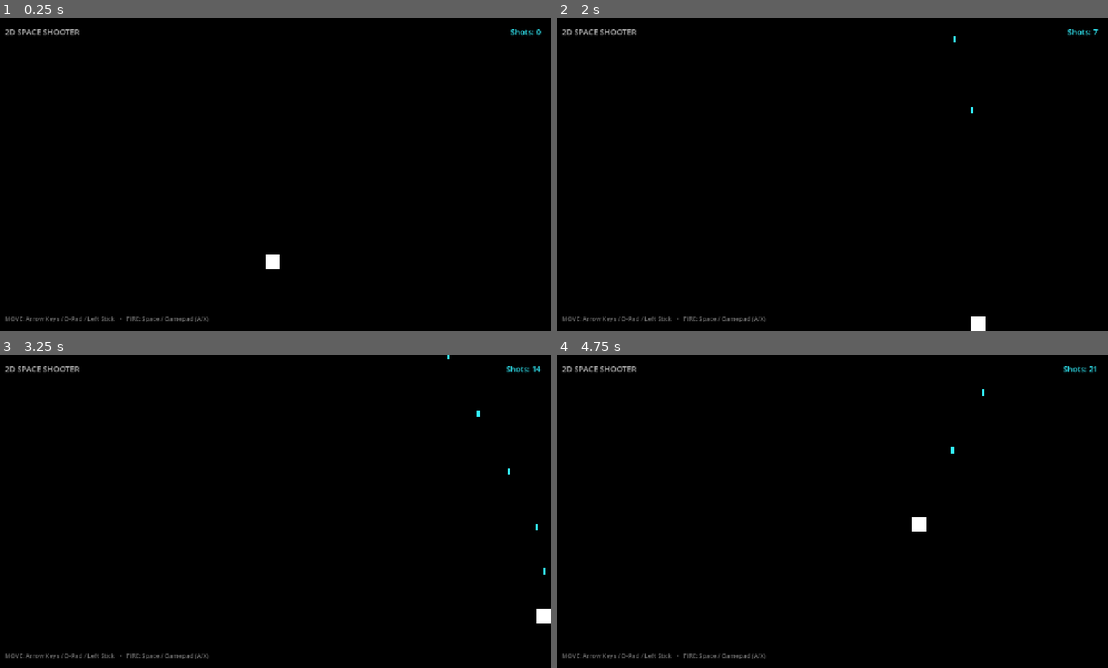
Above: before the commit, frames 1-4 (two rows, left to right).
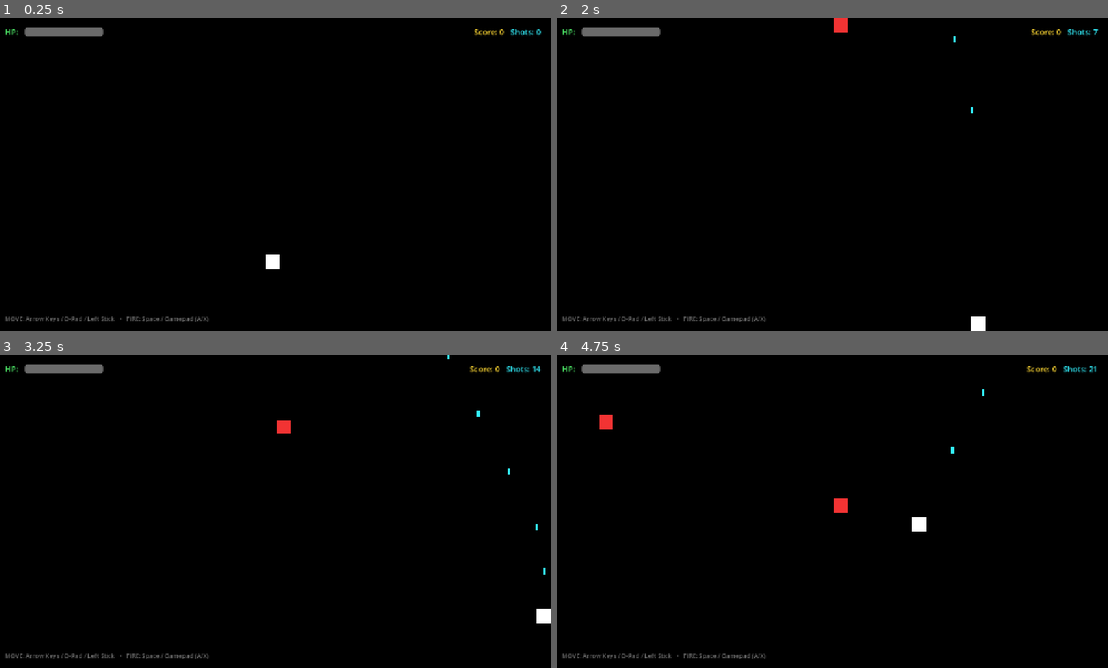
Above: after the commit, the same moments.

Repository: flou-ainan/first_godot_ai_made_game
Game: Godot game, scene res://main.tscn
The game is run twice, just before and just after one commit, with the same random seed, the same clock (stepped at 60 frames per second) and the same inputs.
Inputs:
- Up to frame 1 (0.25 s): no input
- Up to frame 2 (2 s): tap Enter (ui_accept) at 0.5, 0.77, 1.52 s; hold Right (ui_right) 0.53-1.28 s; hold Space (shoot) 0.53-1.28 s; hold Down (ui_down) from 1.28 s (still down); tap Space (shoot) at 1.35 s
- Up to frame 3 (3.25 s): release Down (ui_down) at 2.03 s; hold Right (ui_right) 2.03-2.78 s; hold Space (shoot) 2.03-2.78 s; hold Up (ui_up) from 2.78 s (still down); tap Space (shoot) at 2.85 s; tap Enter (ui_accept) at 3.02 s
- Up to frame 4 (4.75 s): release Up (ui_up) at 3.53 s; hold Space (shoot) 3.53-4.28 s; hold Left (ui_left) from 3.53 s (still down); tap Enter (ui_accept) at 3.77, 4.52 s; tap Space (shoot) at 4.35 s

The runs differ from the first frame. In frame 1, 0.5% of the frame differs, in the area x 1-92%, y 2-6%; in frame 2, 0.6%; in frame 3, 0.6%; in frame 4, 0.8%, in the area x 1-91%, y 2-51%.

Commit message:
feat: add player health bar, score system, and red square enemies taking 3-5 hits

Diff:
--- a/bullet.tscn
+++ b/bullet.tscn
@@ -5,9 +5,9 @@
 [sub_resource type="RectangleShape2D" id="RectangleShape2D_1"]
 size = Vector2(6, 16)
 
-[node name="Bullet" type="Area2D"]
+[node name="Bullet" type="Area2D" groups=["bullet"]]
 collision_layer = 2
-collision_mask = 0
+collision_mask = 4
 script = ExtResource("1_bullet")
 
 [node name="Visual" type="ColorRect" parent="."]
--- /dev/null
+++ b/enemy.gd
@@ -0,0 +1,52 @@
+class_name Enemy
+extends Area2D
+
+## Red square enemy that descends towards the bottom, takes 3-5 hits, and damages player on collision.
+
+signal destroyed(points: int)
+
+const HIT_FLASH_COLOR: Color = Color(1.0, 1.0, 1.0, 1.0)
+const BASE_COLOR: Color = Color(0.95, 0.2, 0.2, 1.0)
+
+@export var speed: float = 120.0
+@export var hits_to_destroy: int = 3
+
+var _current_hits: int = 0
+
+@onready var _visual: ColorRect = %Visual
+
+func _ready() -> void:
+	hits_to_destroy = randi_range(3, 5)
+	area_entered.connect(_on_area_entered)
+	body_entered.connect(_on_body_entered)
+
+func _physics_process(delta: float) -> void:
+	position.y += speed * delta
+	if position.y > 760.0:
+		queue_free()
+
+func take_damage(amount: int = 1) -> void:
+	_current_hits += amount
+	_play_hit_feedback()
+	if _current_hits >= hits_to_destroy:
+		destroyed.emit(5)
+		queue_free()
+
+func _play_hit_feedback() -> void:
+	if not _visual:
+		return
+	_visual.color = HIT_FLASH_COLOR
+	var tween := create_tween()
+	tween.tween_property(_visual, "color", BASE_COLOR, 0.08)
+
+func _on_area_entered(area: Area2D) -> void:
+	if area.is_in_group(&"bullet") or (area.collision_layer & 2) != 0:
+		area.queue_free()
+		take_damage(1)
+
+func _on_body_entered(body: Node2D) -> void:
+	if body.is_in_group(&"player") or body.name == "Player":
+		var main_scene := get_tree().current_scene
+		if main_scene and main_scene.has_method(&"damage_player"):
+			main_scene.call(&"damage_player", 20.0)
+		queue_free()
--- /dev/null
+++ b/enemy.tscn
@@ -0,0 +1,22 @@
+[gd_scene load_steps=3 format=3]
+
+[ext_resource type="Script" path="res://enemy.gd" id="1_enemy"]
+
+[sub_resource type="RectangleShape2D" id="RectangleShape2D_enemy"]
+size = Vector2(32, 32)
+
+[node name="Enemy" type="Area2D" groups=["enemy"]]
+collision_layer = 4
+collision_mask = 3
+script = ExtResource("1_enemy")
+
+[node name="Visual" type="ColorRect" parent="."]
+unique_name_in_owner = true
+offset_left = -16.0
+offset_top = -16.0
+offset_right = 16.0
+offset_bottom = 16.0
+color = Color(0.95, 0.2, 0.2, 1)
+
+[node name="CollisionShape2D" type="CollisionShape2D" parent="."]
+shape = SubResource("RectangleShape2D_enemy")
--- a/main.gd
+++ b/main.gd
@@ -4,6 +4,7 @@
 ## Main scene controlling the 2D topdown space shooter prototype.
 
 const BulletScene: PackedScene = preload("res://bullet.tscn")
+const EnemyScene: PackedScene = preload("res://enemy.tscn")
 
 @export_group("Player Settings")
 @export var player_speed: float = 420.0
@@ -12,20 +13,40 @@
 
 var _player_velocity: Vector2 = Vector2.ZERO
 var _shots_fired: int = 0
+var _score: int = 0
+var _max_player_health: float = 100.0
+var _player_health: float = 100.0
 var _half_player_size: Vector2 = Vector2(16.0, 16.0)
 
 @onready var _player: CharacterBody2D = %Player
+@onready var _player_visual: ColorRect = %PlayerVisual
 @onready var _muzzle: Marker2D = %Muzzle
 @onready var _shoot_timer: Timer = %ShootTimer
 @onready var _bullets_container: Node2D = %BulletsContainer
+@onready var _enemies_container: Node2D = %EnemiesContainer
+@onready var _enemy_spawn_timer: Timer = %EnemySpawnTimer
+@onready var _health_bar: ProgressBar = %HealthBar
+@onready var _score_label: Label = %ScoreLabel
 @onready var _shots_label: Label = %ShotsLabel
 
 func _ready() -> void:
+	if _enemy_spawn_timer:
+		_enemy_spawn_timer.timeout.connect(_on_enemy_spawn_timer_timeout)
 	_update_hud()
 
 func _physics_process(delta: float) -> void:
 	_handle_movement(delta)
 	_handle_shooting()
+
+func damage_player(percentage: float = 20.0) -> void:
+	_player_health -= _max_player_health * (percentage / 100.0)
+	_play_player_damage_feedback()
+	if _player_health <= 0.0:
+		_player_health = 0.0
+		_update_hud()
+		get_tree().reload_current_scene()
+		return
+	_update_hud()
 
 func _handle_movement(delta: float) -> void:
 	var input_vector: Vector2 = Input.get_vector("ui_left", "ui_right", "ui_up", "ui_down")
@@ -64,6 +85,35 @@
 	_shots_fired += 1
 	_update_hud()
 
+func _on_enemy_spawn_timer_timeout() -> void:
+	if not EnemyScene or not _enemies_container:
+		return
+
+	var enemy_instance: Node = EnemyScene.instantiate()
+	var enemy := enemy_instance as Area2D
+	if not enemy:
+		return
+
+	enemy.position = Vector2(randf_range(40.0, 1240.0), -30.0)
+	if enemy.has_signal(&"destroyed"):
+		enemy.connect(&"destroyed", _on_enemy_destroyed)
+	_enemies_container.add_child(enemy)
+
+func _on_enemy_destroyed(points: int) -> void:
+	_score += points
+	_update_hud()
+
+func _play_player_damage_feedback() -> void:
+	if not _player_visual:
+		return
+	_player_visual.color = Color(1.0, 0.2, 0.2, 1.0)
+	var tween := create_tween()
+	tween.tween_property(_player_visual, "color", Color(1.0, 1.0, 1.0, 1.0), 0.12)
+
 func _update_hud() -> void:
+	if _health_bar:
+		_health_bar.value = _player_health
+	if _score_label:
+		_score_label.text = "Score: %d" % _score
 	if _shots_label:
 		_shots_label.text = "Shots: %d" % _shots_fired
--- a/main.tscn
+++ b/main.tscn
@@ -13,13 +13,14 @@
 offset_bottom = 720.0
 color = Color(0, 0, 0, 1)
 
-[node name="Player" type="CharacterBody2D" parent="."]
+[node name="Player" type="CharacterBody2D" parent="." groups=["player"]]
 unique_name_in_owner = true
 position = Vector2(640, 560)
 collision_layer = 1
 collision_mask = 0
 
 [node name="PlayerVisual" type="ColorRect" parent="Player"]
+unique_name_in_owner = true
 anchors_preset = 8
 anchor_left = 0.5
 anchor_top = 0.5
@@ -48,6 +49,14 @@
 [node name="BulletsContainer" type="Node2D" parent="."]
 unique_name_in_owner = true
 
+[node name="EnemiesContainer" type="Node2D" parent="."]
+unique_name_in_owner = true
+
+[node name="EnemySpawnTimer" type="Timer" parent="."]
+unique_name_in_owner = true
+wait_time = 1.6
+autostart = true
+
 [node name="HUD" type="CanvasLayer" parent="."]
 
 [node name="TopMargin" type="MarginContainer" parent="HUD"]
@@ -61,16 +70,33 @@
 
 [node name="HBox" type="HBoxContainer" parent="HUD/TopMargin"]
 layout_mode = 2
+theme_override_constants/separation = 16
 
-[node name="TitleLabel" type="Label" parent="HUD/TopMargin/HBox"]
+[node name="HealthTitle" type="Label" parent="HUD/TopMargin/HBox"]
 layout_mode = 2
-theme_override_colors/font_color = Color(0.7, 0.7, 0.7, 1)
+theme_override_colors/font_color = Color(0.3, 0.9, 0.4, 1)
 theme_override_font_sizes/font_size = 18
-text = "2D SPACE SHOOTER"
+text = "HP:"
+
+[node name="HealthBar" type="ProgressBar" parent="HUD/TopMargin/HBox"]
+unique_name_in_owner = true
+custom_minimum_size = Vector2(180, 20)
+layout_mode = 2
+size_flags_vertical = 4
+step = 1.0
+value = 100.0
+show_percentage = false
 
 [node name="Spacer" type="Control" parent="HUD/TopMargin/HBox"]
 layout_mode = 2
 size_flags_horizontal = 3
+
+[node name="ScoreLabel" type="Label" parent="HUD/TopMargin/HBox"]
+unique_name_in_owner = true
+layout_mode = 2
+theme_override_colors/font_color = Color(1, 0.85, 0.2, 1)
+theme_override_font_sizes/font_size = 18
+text = "Score: 0"
 
 [node name="ShotsLabel" type="Label" parent="HUD/TopMargin/HBox"]
 unique_name_in_owner = true
Not shown, added: enemy.gd.uid
